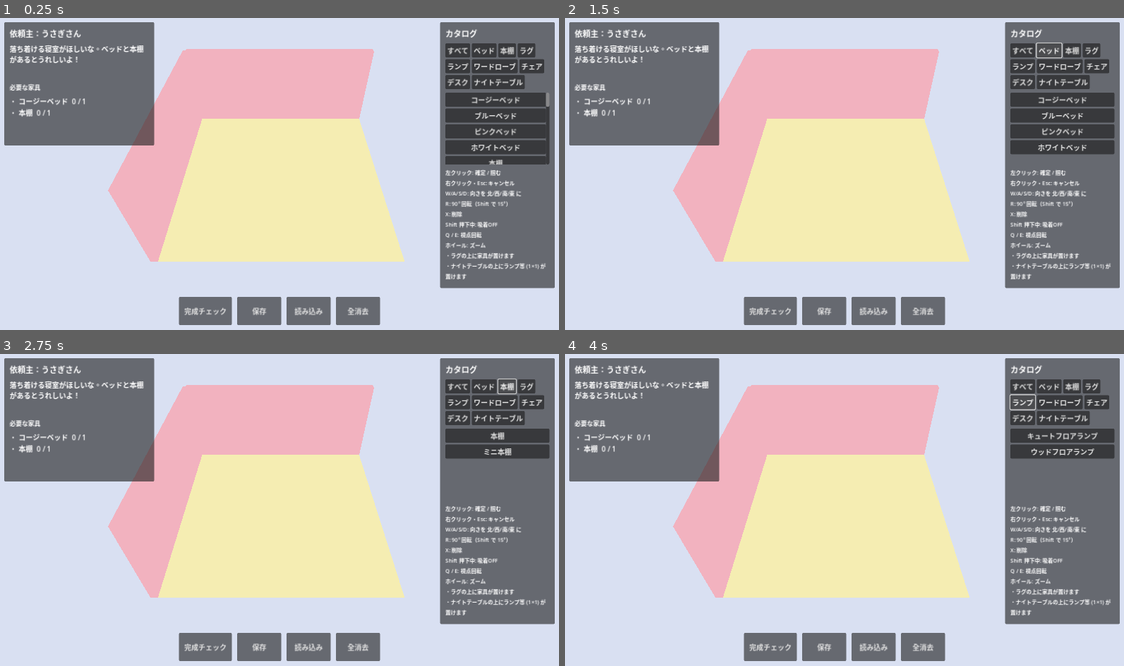
Above: before the commit, frames 1-4 (two rows, left to right).
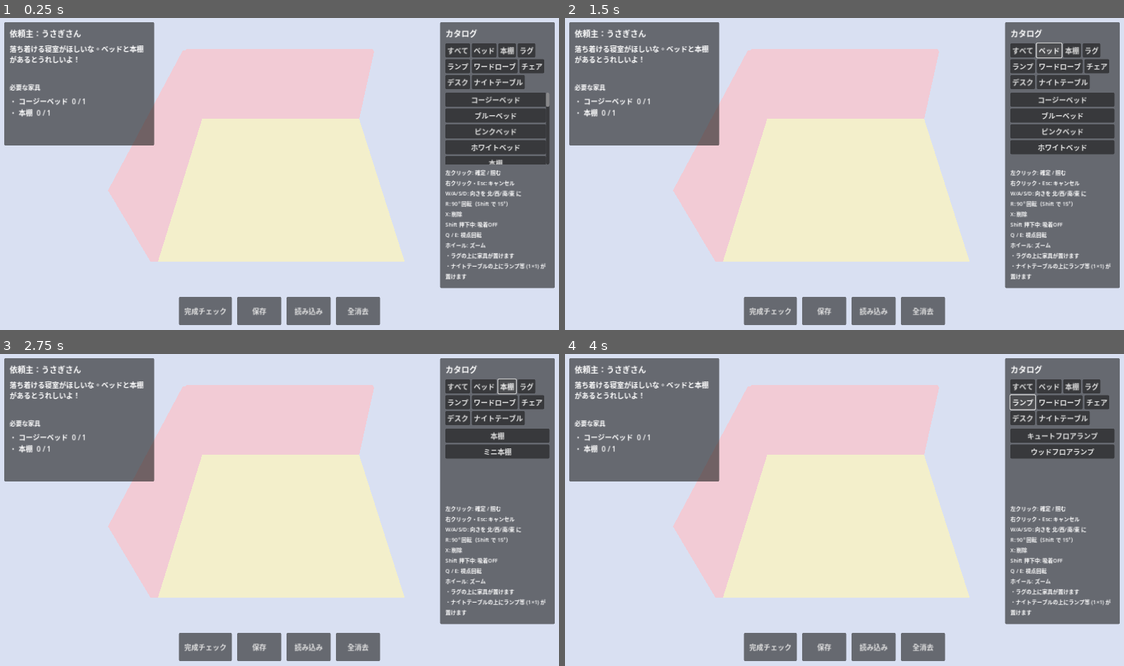
Above: after the commit, the same moments.

Repository: murasakiutau-create/3dgame
Game: Godot game, scene res://scenes/main.tscn
Two runs of this game, one before a commit and one after it. Both use one fixed random seed, a clock stepped at 60 frames per second and the inputs below.
Inputs:
- Up to frame 1 (0.25 s): no input
- Up to frame 2 (1.5 s): click "すべて" at 0.5 s; click "ベッド" at 1.25 s
- Up to frame 3 (2.75 s): click "本棚" at 2 s
- Up to frame 4 (4 s): click "ラグ" at 2.75 s; click "ランプ" at 3.5 s

The runs differ from the first frame. In frame 1, 29% of the frame differs, in the area x 19-73%, y 9-79%; in frame 2, 29%; in frame 3, 29%; in frame 4, 29%.

Commit message:
Soften overexposed whites + let lamps sit on desks
Lighting:
- Environment now uses FILMIC tonemap with tonemap_white=1.2 so pure
  white materials (White_wardrobe, White_bed sheets, etc.) compress
  highlights into a displayable range instead of clipping to solid
  white.
- Sun energy 1.1→0.85 and Fill 0.5→0.4 so we aren't bloomed out even
  without tonemapping on the Compatibility path.
- Ambient 0.6→0.55 to keep the overall exposure balanced.

Desks:
- Add top_surface_height to desk_white (1.26) and desk_wood (1.00)
  in catalog.json. The existing stacking logic in
  placement_controller lets any 1x1 item placed on a cell belonging
  to a desk sit at that height — same mechanism as nightstands.

https://claude.ai/code/session_01RRmySoUvZSXSjVHeDV4xL9

Diff:
--- a/data/catalog.json
+++ b/data/catalog.json
@@ -283,7 +283,8 @@
       1
     ],
     "layer": "floor",
-    "category": "desk"
+    "category": "desk",
+    "top_surface_height": 1.26
   },
   {
     "id": "desk_wood",
@@ -294,7 +295,8 @@
       1
     ],
     "layer": "floor",
-    "category": "desk"
+    "category": "desk",
+    "top_surface_height": 1.0
   },
   {
     "id": "nightstand_white",
--- a/scenes/main.tscn
+++ b/scenes/main.tscn
@@ -9,7 +9,10 @@
 [sub_resource type="Environment" id="Env_default"]
 ambient_light_source = 2
 ambient_light_color = Color(1, 0.98, 0.94, 1)
-ambient_light_energy = 0.6
+ambient_light_energy = 0.55
+tonemap_mode = 2
+tonemap_exposure = 1.0
+tonemap_white = 1.2
 
 [sub_resource type="PlaneMesh" id="Box_floor"]
 size = Vector2(7, 7)
@@ -60,12 +63,12 @@
 
 [node name="Sun" type="DirectionalLight3D" parent="."]
 transform = Transform3D(1, 0, 0, 0, 0.7071068, 0.7071068, 0, -0.7071068, 0.7071068, 3.5, 8, 6)
-light_energy = 1.1
+light_energy = 0.85
 shadow_enabled = false
 
 [node name="Fill" type="DirectionalLight3D" parent="."]
 transform = Transform3D(-1, 0, 0, 0, 0.7071068, -0.7071068, 0, -0.7071068, -0.7071068, 3.5, 8, 1)
-light_energy = 0.5
+light_energy = 0.4
 light_color = Color(1, 0.95, 0.85, 1)
 shadow_enabled = false
 
